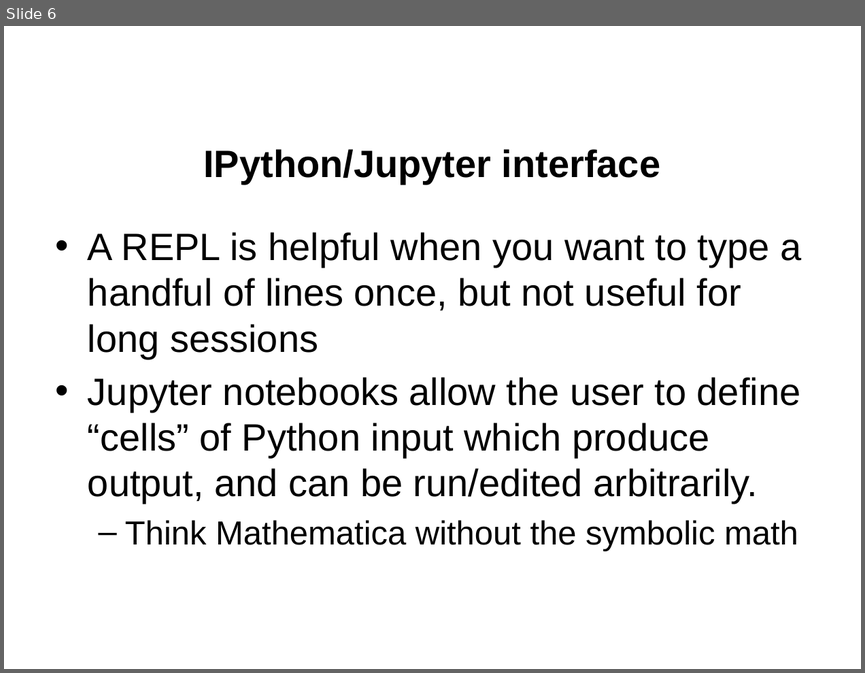
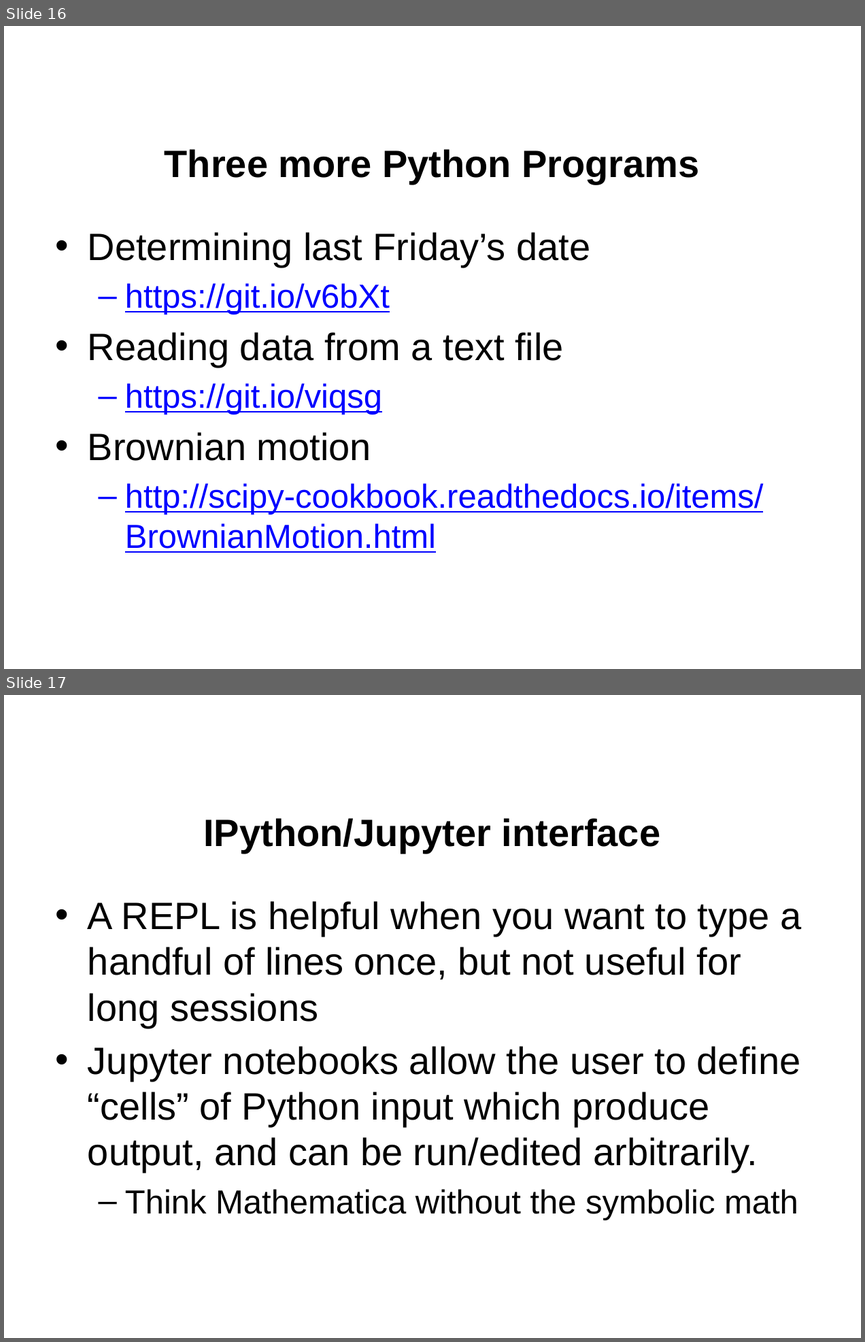
Before and after one commit to jgerity/talks, a slide deck: 2016/computing_workgroup/intro-to-python/intro-to-python.pptx. Shown one above the other, each under a label of ours: slide 6 before the commit, slides 16 and 17 after it. The pictures are 865x673 and 865x1342 pixels, drawn with LibreOffice and Linux fonts; fonts in the diff are those of the drawing; background and template pictures are left out. Boxes give left, top, right and bottom in pixels: in the first picture for what was removed or moved away, otherwise in the second. Text is boxed around its words. In the diff, an @@ line names an element or a change of style, - is before the commit and + after.

Commit message:
Bring back proper version of intro Python talk

```diff
--- a/2016/computing_workgroup/intro-to-python/intro-to-python.pptx
+++ b/2016/computing_workgroup/intro-to-python/intro-to-python.pptx
@@ slide 16 added at (4, 26, 861, 669), background picture (left out) @@
@@ title added at (164, 149, 699, 184), 32 pt, text #000000, bold @@
+Three more Python Programs
@@ text added at (88, 232, 763, 552), 28 pt, text #0000FF, underline @@
+• Determining last Friday’s date
+  – https://git.io/v6bXt
+• Reading data from a text file
+  – https://git.io/viqsg
+• Brownian motion
+  – http://scipy-cookbook.readthedocs.io/items/BrownianMotion.html
@@ what was slide 6 is now slide 17 @@
```
Also in this commit, not shown: 1 slide changed, 21 other slides added, 3 slides removed.
